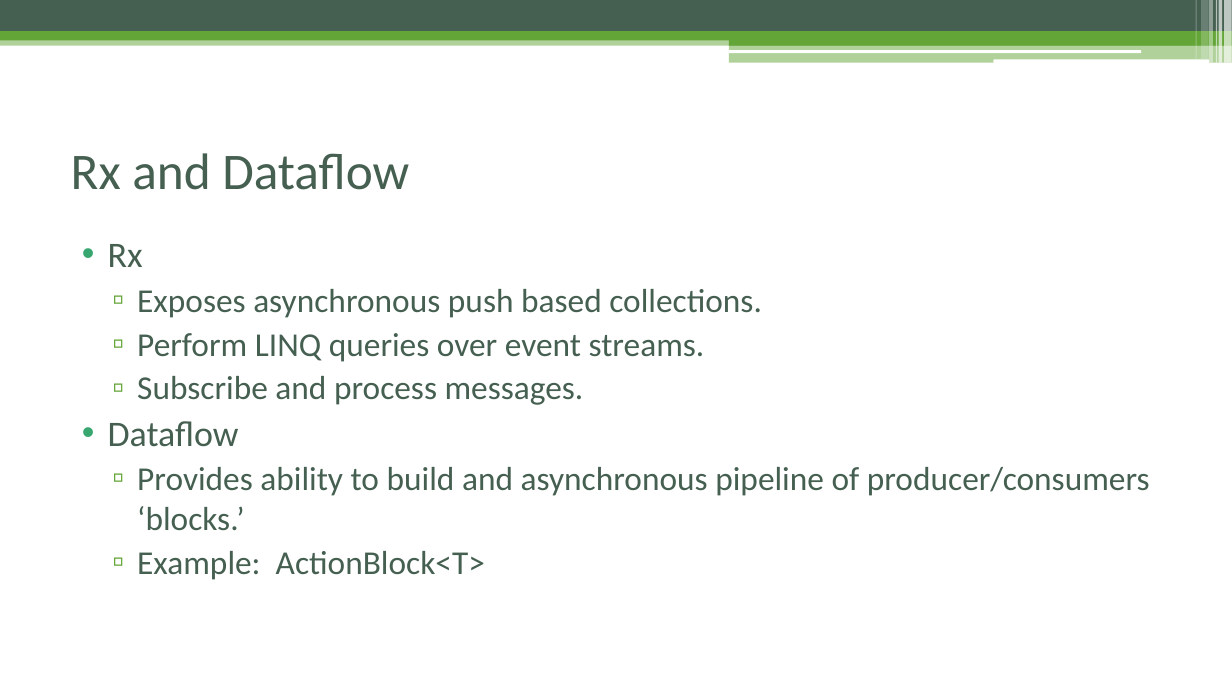
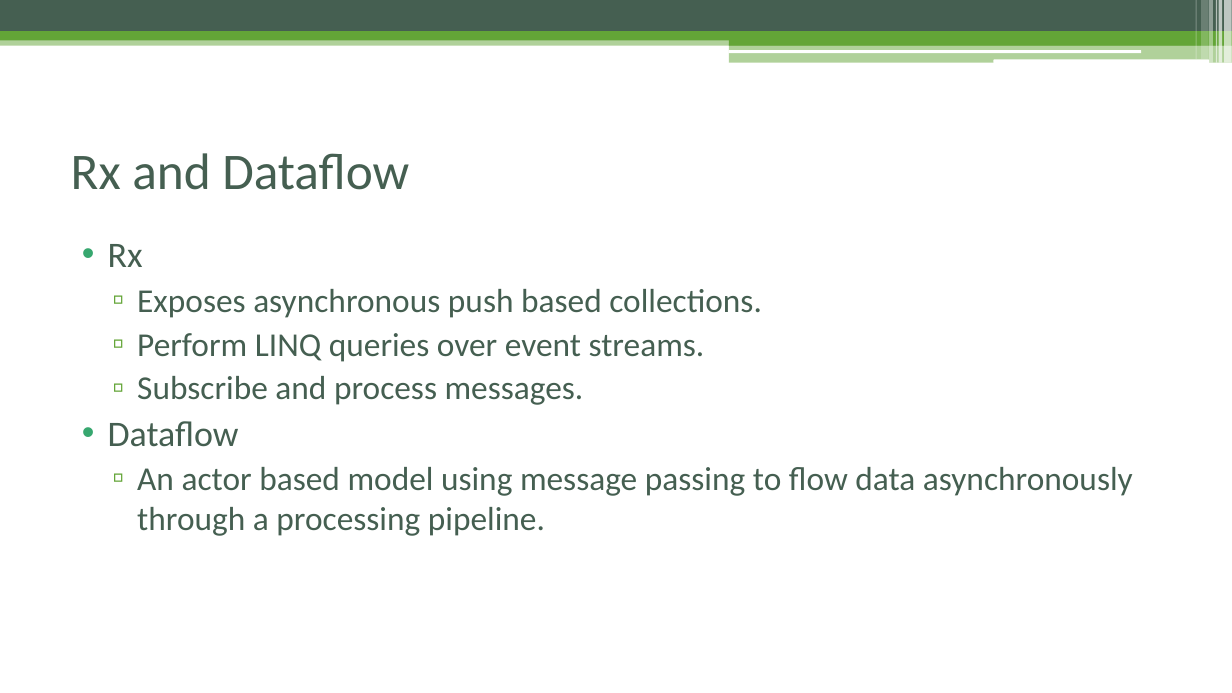
Before and after one commit to taskmatics/evolution-of-threading, a slide deck: slide 13 of Slides/Evolution of Threading in .NET.pptx. Drawn at 1232x693 pixels with LibreOffice and Linux fonts; fonts in the diff are those of the drawing. Boxes give left, top, right and bottom in pixels: in the first picture for what was removed or moved away, otherwise in the second. Text is boxed around its words. In the diff, an @@ line names an element or a change of style, - is before the commit and + after.

Commit message:
More updates to slides.

```diff
--- a/Slides/Evolution of Threading in .NET.pptx
+++ b/Slides/Evolution of Threading in .NET.pptx
@@ text at [137, 467, 1133, 536]: text changed @@
-  ▫ Provides ability to build and asynchronous pipeline of producer/consumers ‘blocks.’
-  ▫ Example: ActionBlock<T>
+  ▫ An actor based model using message passing to flow data asynchronously through a processing pipeline.
```
Also in this commit, not shown: 4 other slides changed.
